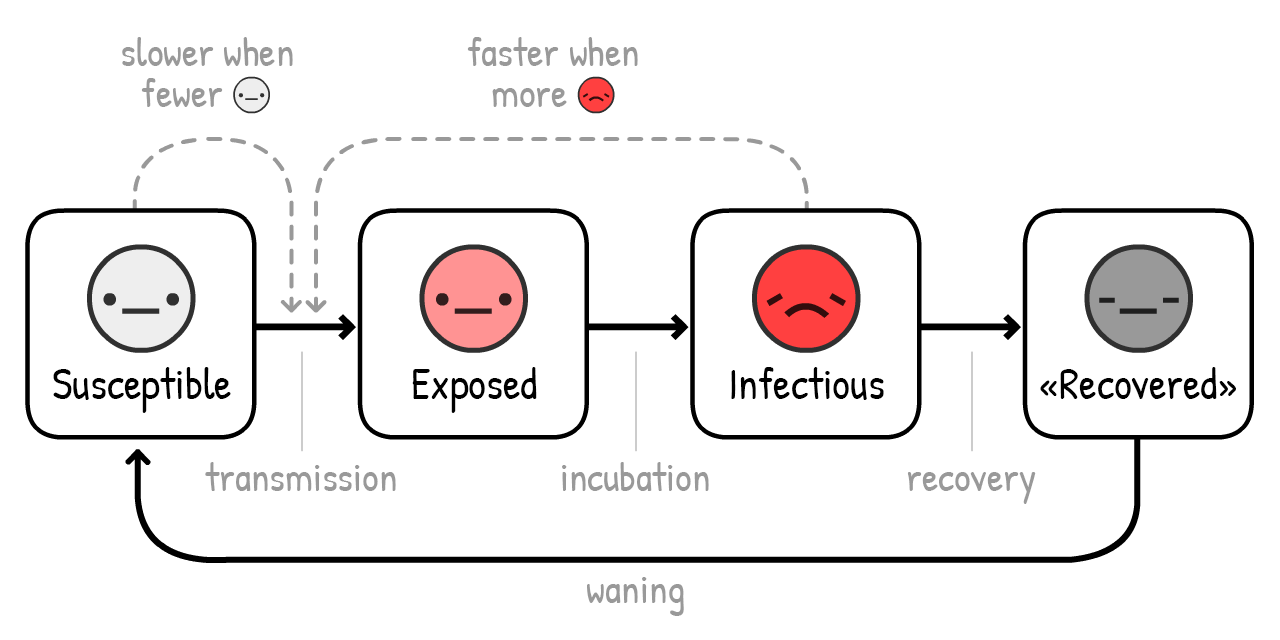
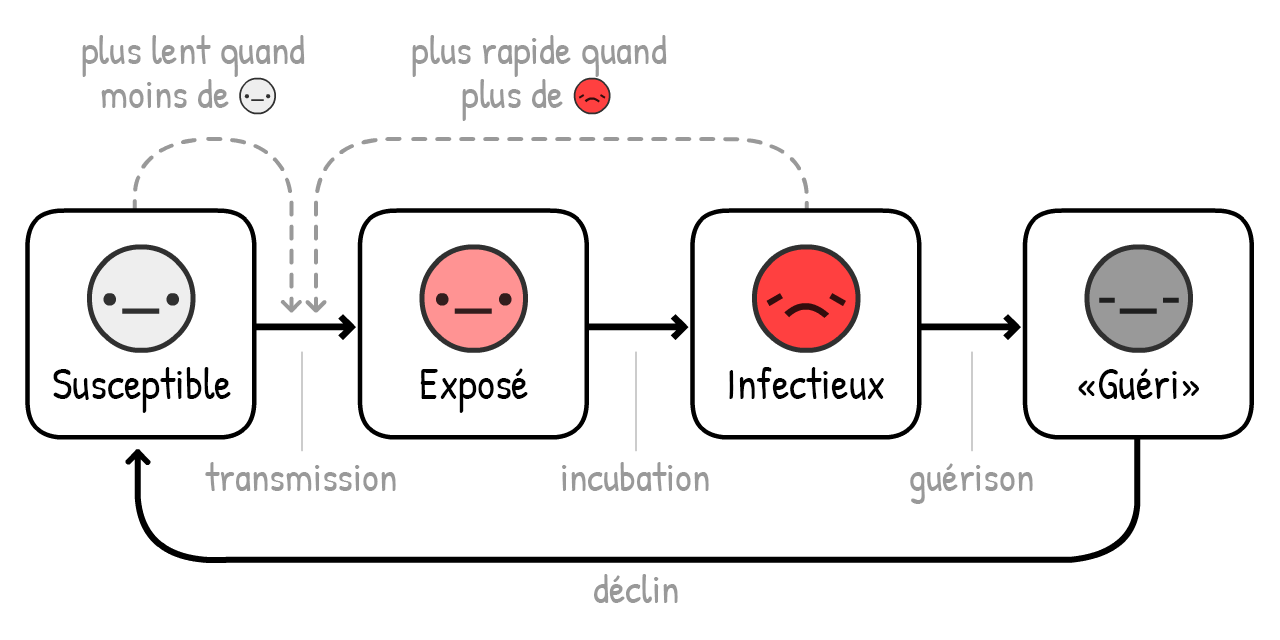
Layered file, before and after one edit (1280×640). Changes by layer:
renamed "Exposed" to "Exposé", painted on it over [412, 367, 537, 413]
renamed "Infectious" to "Infectieux", painted on it over [729, 367, 884, 400]
renamed "recovery" to "guérison", painted on it over [907, 463, 1036, 504]
renamed "slower when" to "plus lent quand", painted on it over [82, 35, 305, 77]
added group "Groupe 1" with 2 layers above "plus rapide quand" over [101, 74, 276, 115]
added layer "moins de" in group "Groupe 1" over [101, 79, 229, 108]
added layer "Calque 3" in group "Groupe 1" over [233, 74, 276, 115]
renamed "faster when" to "plus rapide quand", painted on it over [412, 35, 667, 77]
added group "Groupe 2" with 2 layers above "«Guéri»" over [462, 75, 614, 121]
added layer "plus de" in group "Groupe 2" over [462, 79, 563, 121]
added layer "Calque 2" in group "Groupe 2" over [573, 75, 614, 115]
renamed "«Recovered»" to "«Guéri»", moved it above "déclin", painted on it over [1040, 367, 1236, 400]
removed layer "more" over [492, 88, 567, 107]
removed layer "fewer" over [141, 78, 223, 107]
renamed "waning" to "déclin", painted on it over [587, 574, 684, 616]
painted on "Calque 1" over [233, 76, 615, 114]
